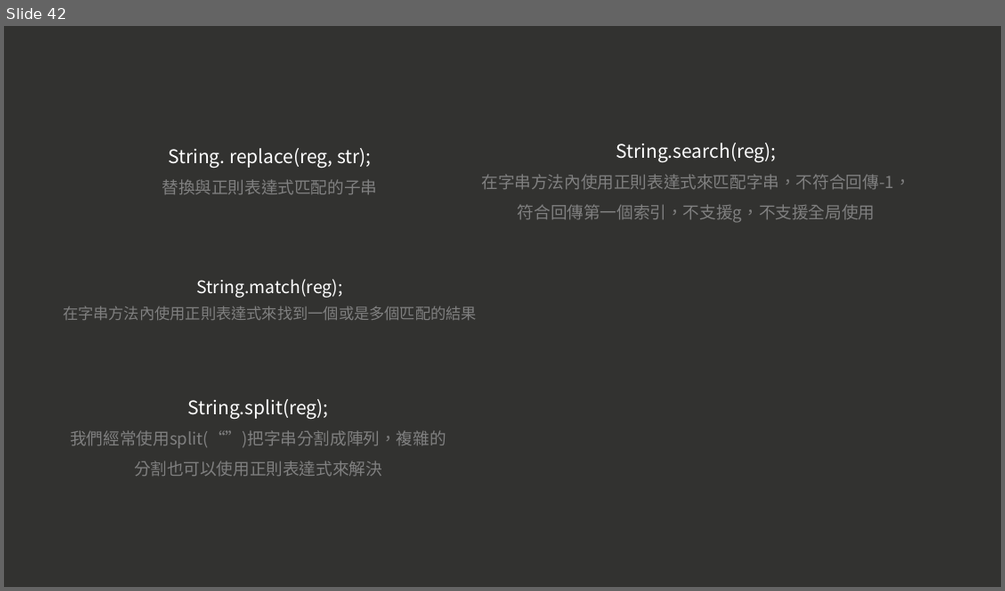
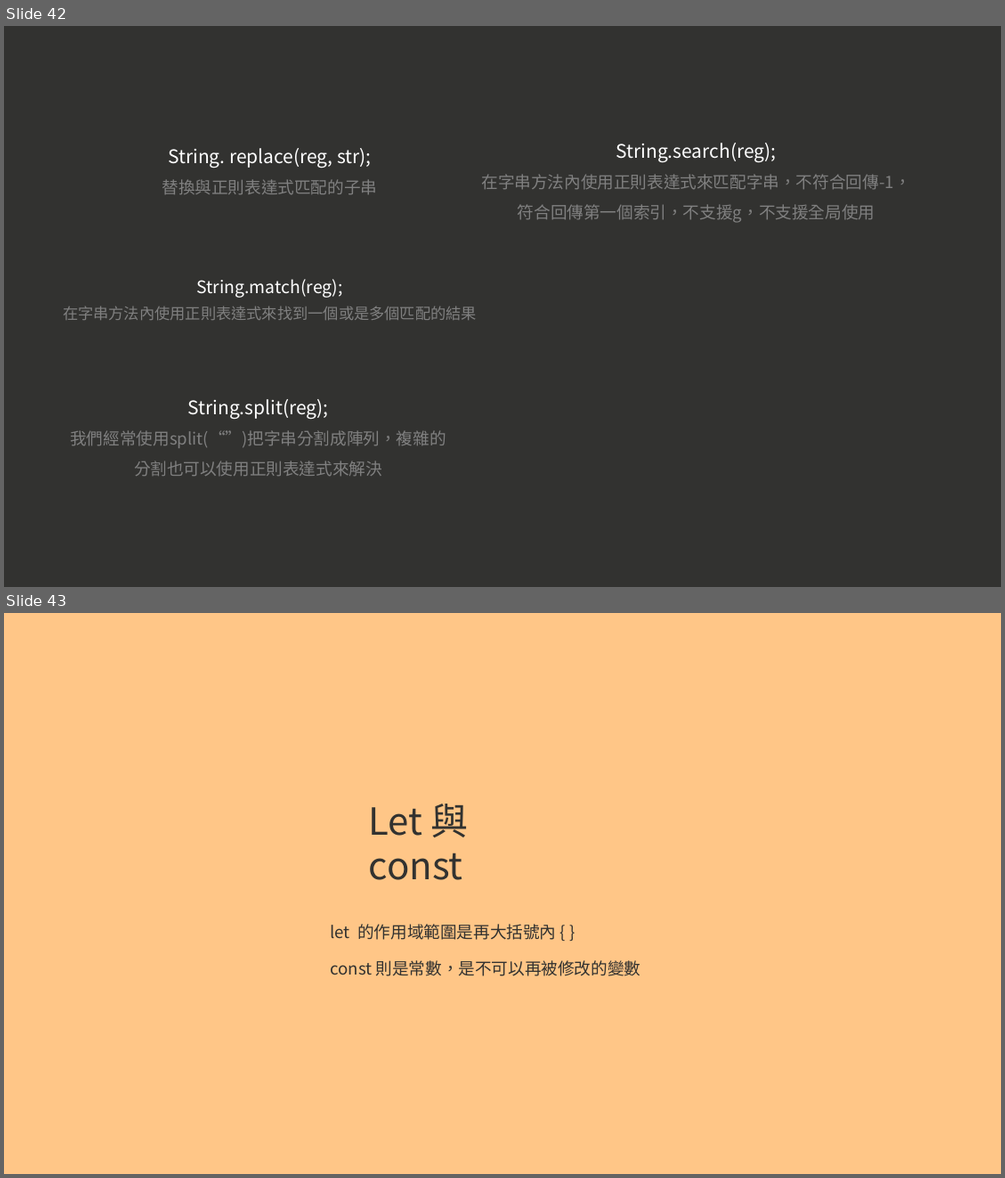
Before and after one commit to a23246542/JS_course_Intermediate_example, a slide deck: 現代 JavaScript 職人之路｜ 中階篇.pptx. Shown one above the other, each under a label of ours: slide 42 before the commit, slides 42 and 43 after it. The pictures are 1005x591 and 1005x1178 pixels, drawn with LibreOffice and Linux fonts; fonts in the diff are those of the drawing. Boxes give left, top, right and bottom in pixels: in the first picture for what was removed or moved away, otherwise in the second. Text is boxed around its words. In the diff, an @@ line names an element or a change of style, - is before the commit and + after.

```diff
--- a/現代 JavaScript 職人之路｜ 中階篇.pptx
+++ b/現代 JavaScript 職人之路｜ 中階篇.pptx
@@ slide 43 added at (4,613,1001,1174), background #FFC687 @@
@@ text added at (369,803,469,880), 36 pt, text #323230 @@
+Let 與 const
@@ text added at (331,924,556,940), 16 pt, text #323230 @@
+let 的作用域範圍是再大括號內 { }
@@ text added at (331,960,641,976), 16 pt, text #323230 @@
+const 則是常數，是不可以再被修改的變數
```
Also in this commit, not shown: 5 other slides added.
